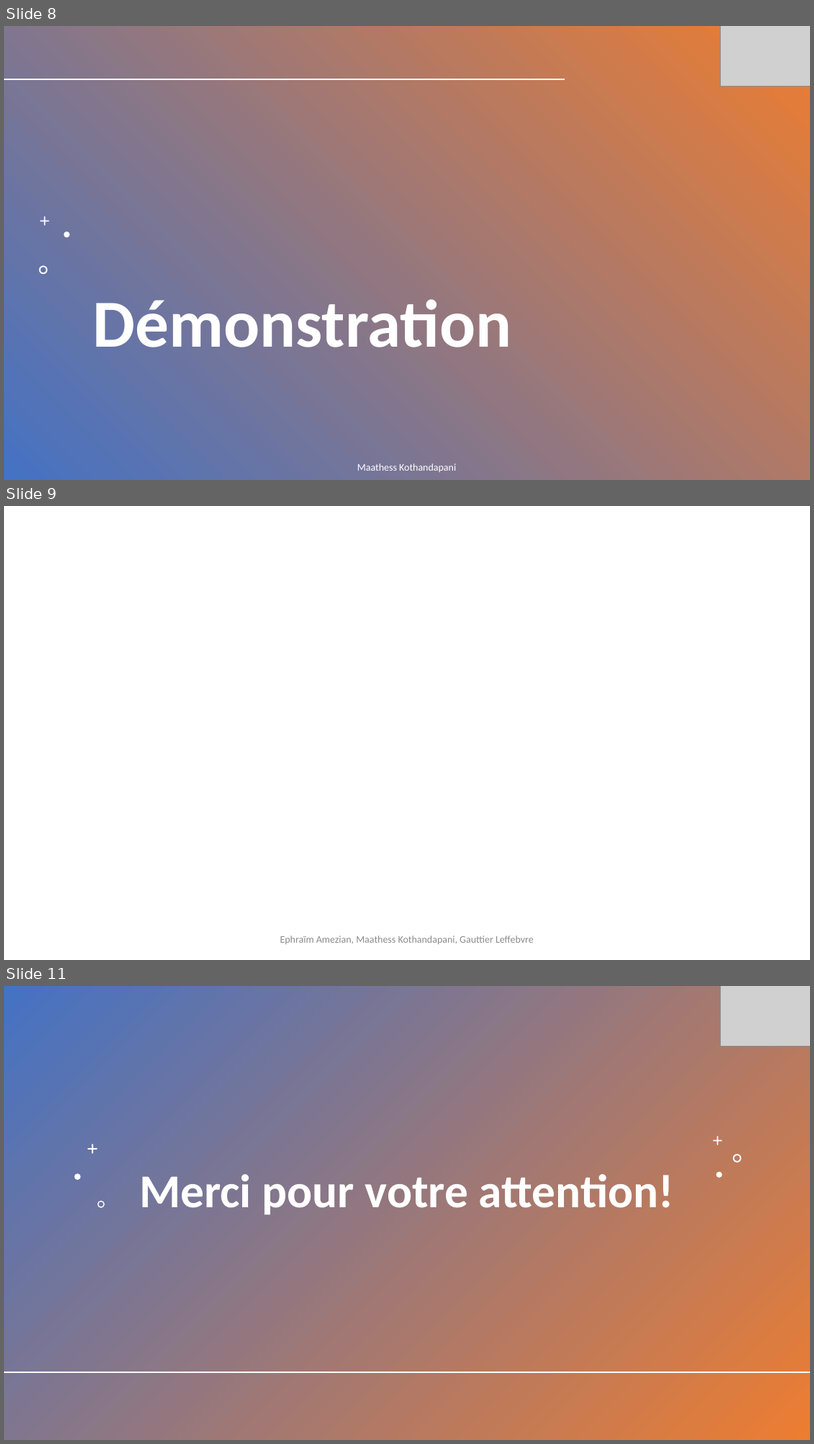
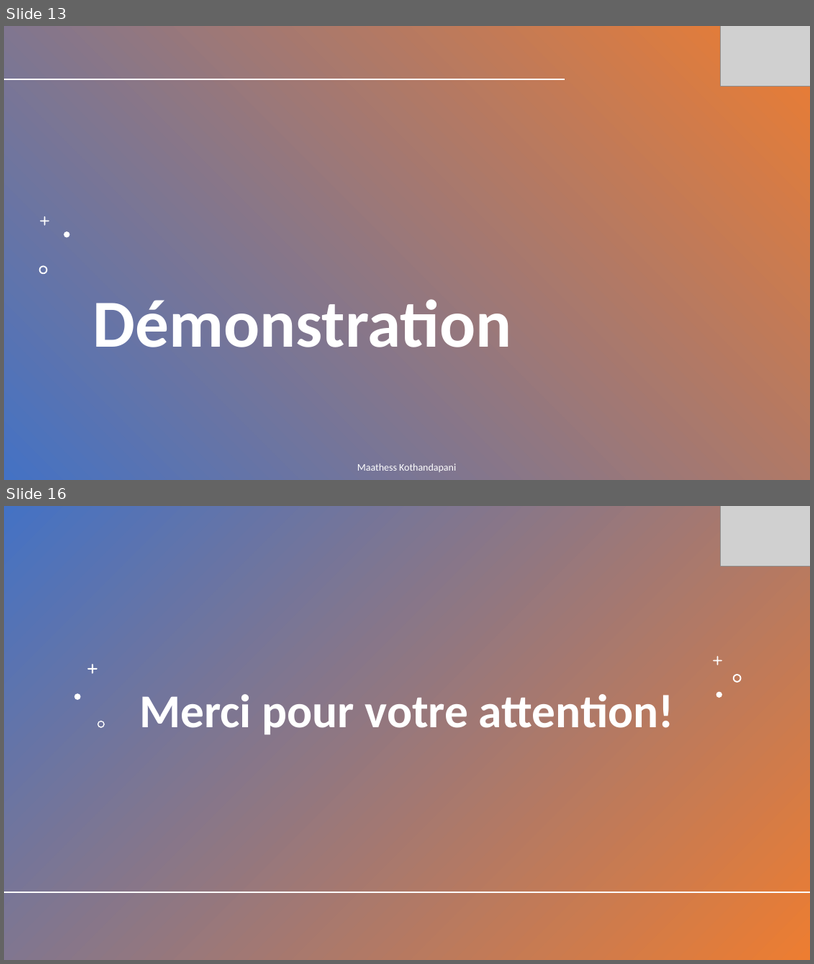
Before and after one commit to Maathess/Projet_annuel_flag, a slide deck: Présentation rattrapage PA.pptx. Shown one above the other, each under a label of ours: slides 8, 9 and 11 before the commit, slides 13 and 16 after it; the slides between them are not shown. The pictures are 814x1444 and 814x964 pixels, drawn with LibreOffice and Linux fonts; fonts in the diff are those of the drawing; grey boxes stand for pictures; background and template pictures are left out; a plain dark background stands for a picture behind light text. Boxes give left, top, right and bottom in pixels: in the first picture for what was removed or moved away, otherwise in the second. Text is boxed around its words. In the diff, an @@ line names an element or a change of style, - is before the commit and + after.

```diff
--- a/Présentation rattrapage PA.pptx
+++ b/Présentation rattrapage PA.pptx
@@ slide 9 removed at (x1=4, y1=506, x2=810, y2=960), background #FFFFFF @@
@@ text removed at (x1=280, y1=935, x2=534, y2=944) @@
-Ephraïm Amezian, Maathess Kothandapani, Gauttier Leffebvre
@@ what was slide 8 is now slide 13 @@
@@ what was slide 11 is now slide 16 @@
```
Also in this commit, not shown: 7 slides changed, 6 slides added, 29 other files.
